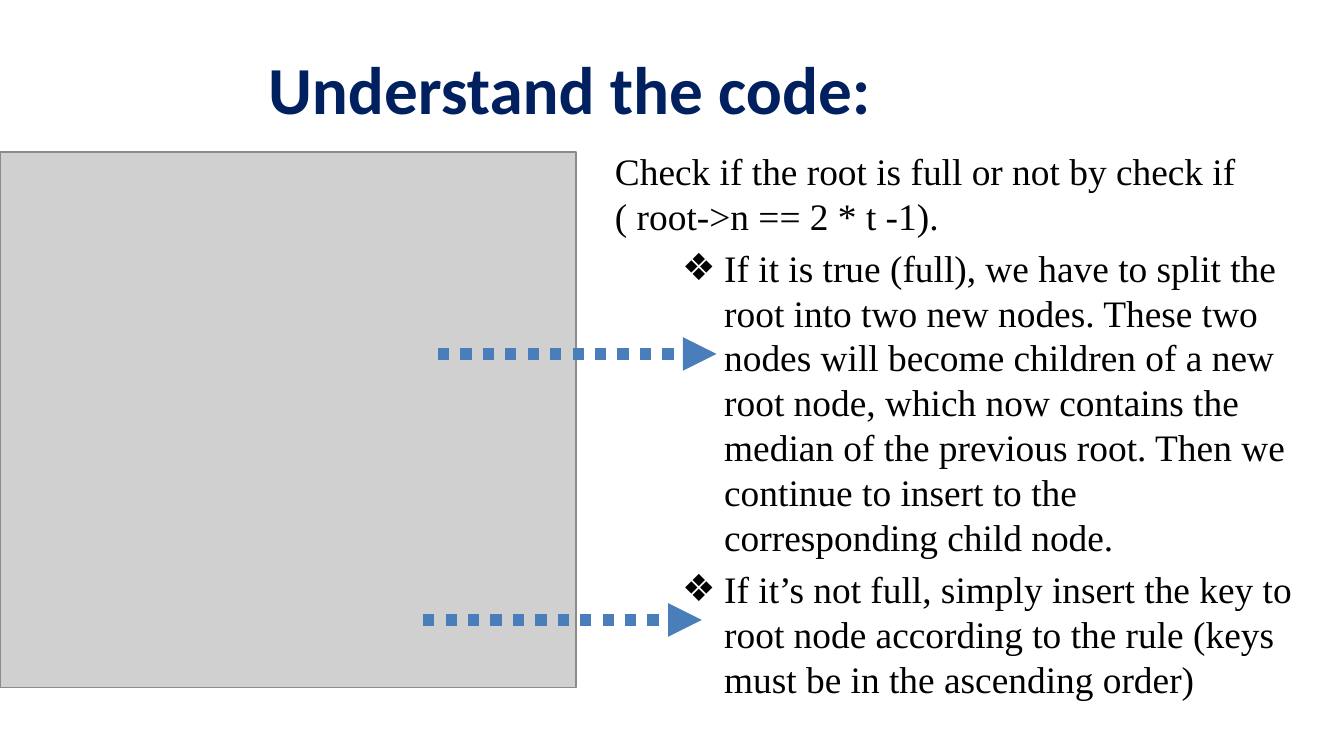
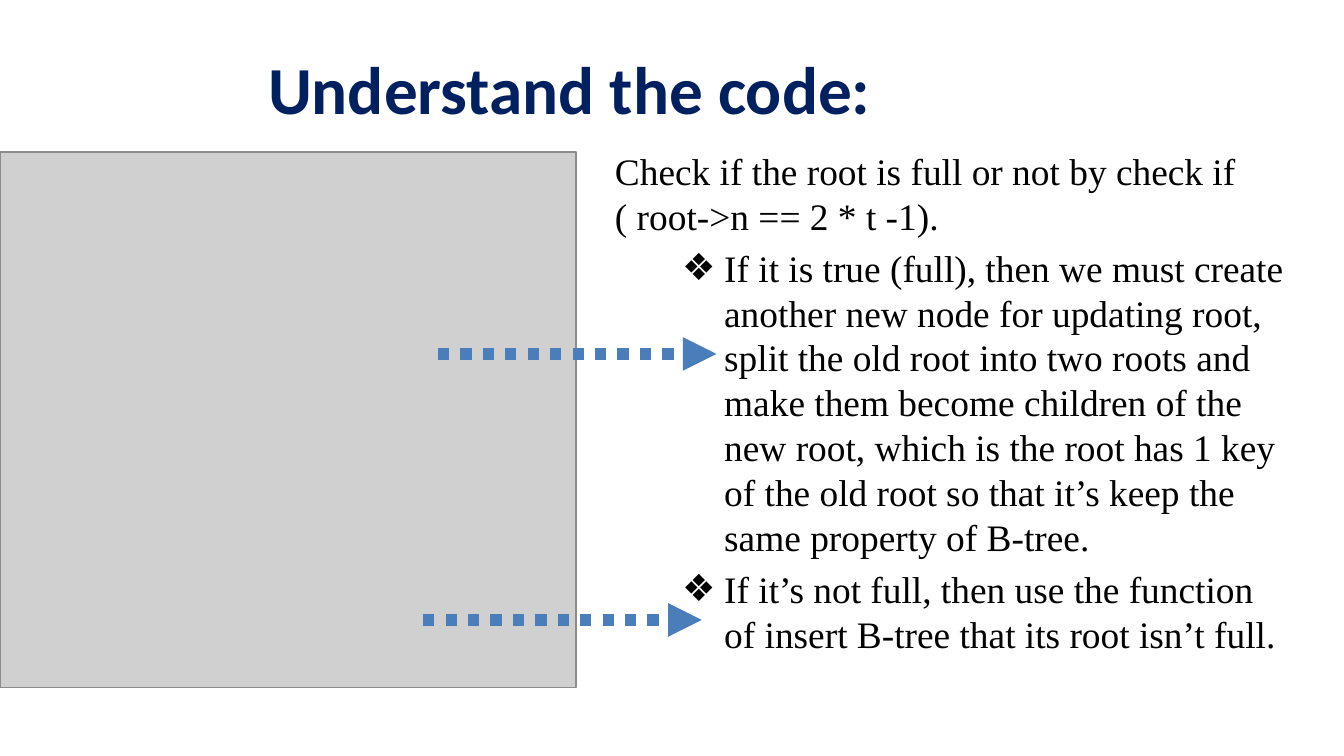
Before and after one commit to viettungvuong/Seminar, a slide deck: slide 35 of Seminarcopy.pptx (slide 33 before the commit). Drawn at 1344x756 pixels with LibreOffice and Linux fonts; fonts in the diff are those of the drawing; grey boxes stand for pictures; background and template pictures are left out. Boxes give left, top, right and bottom in pixels: in the first picture for what was removed or moved away, otherwise in the second. Text is boxed around its words. In the diff, an @@ line names an element or a change of style, - is before the commit and + after.

```diff
--- a/Seminarcopy.pptx
+++ b/Seminarcopy.pptx
@@ text at (724,255,1283,649): text changed @@
-  ❖ If it is true (full), we have to split the root into two new nodes. These two nodes will become children of a new root node, which now contains the median of the previous root. Then we continue to insert to the corresponding child node.
-  ❖ If it’s not full, simply insert the key to root node according to the rule (keys must be in the ascending order)
+  ❖ If it is true (full), then we must create another new node for updating root, split the old root into two roots and make them become children of the new root, which is the root has 1 key of the old root so that it’s keep the same property of B-tree.
+  ❖ If it’s not full, then use the function of insert B-tree that its root isn’t full.
```
Also in this commit, not shown: 2 other slides changed, 2 slides added, 2 other files.
